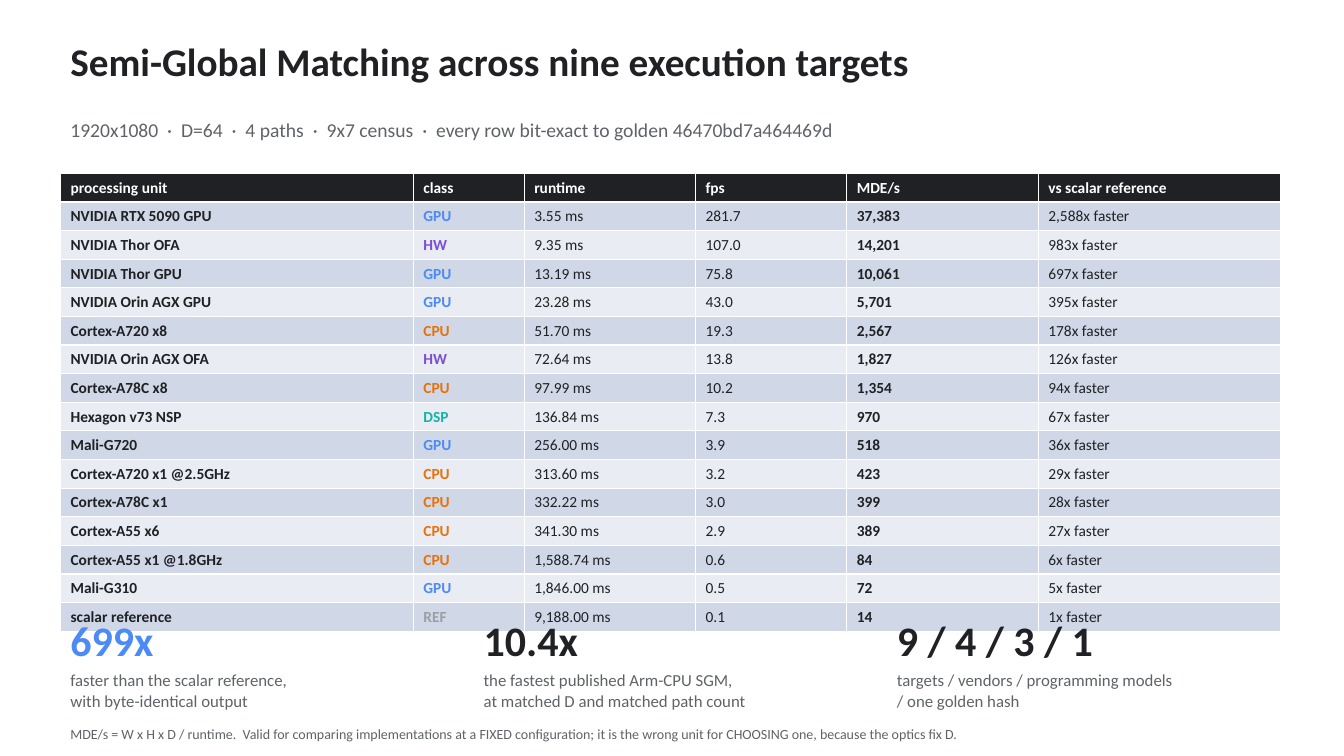
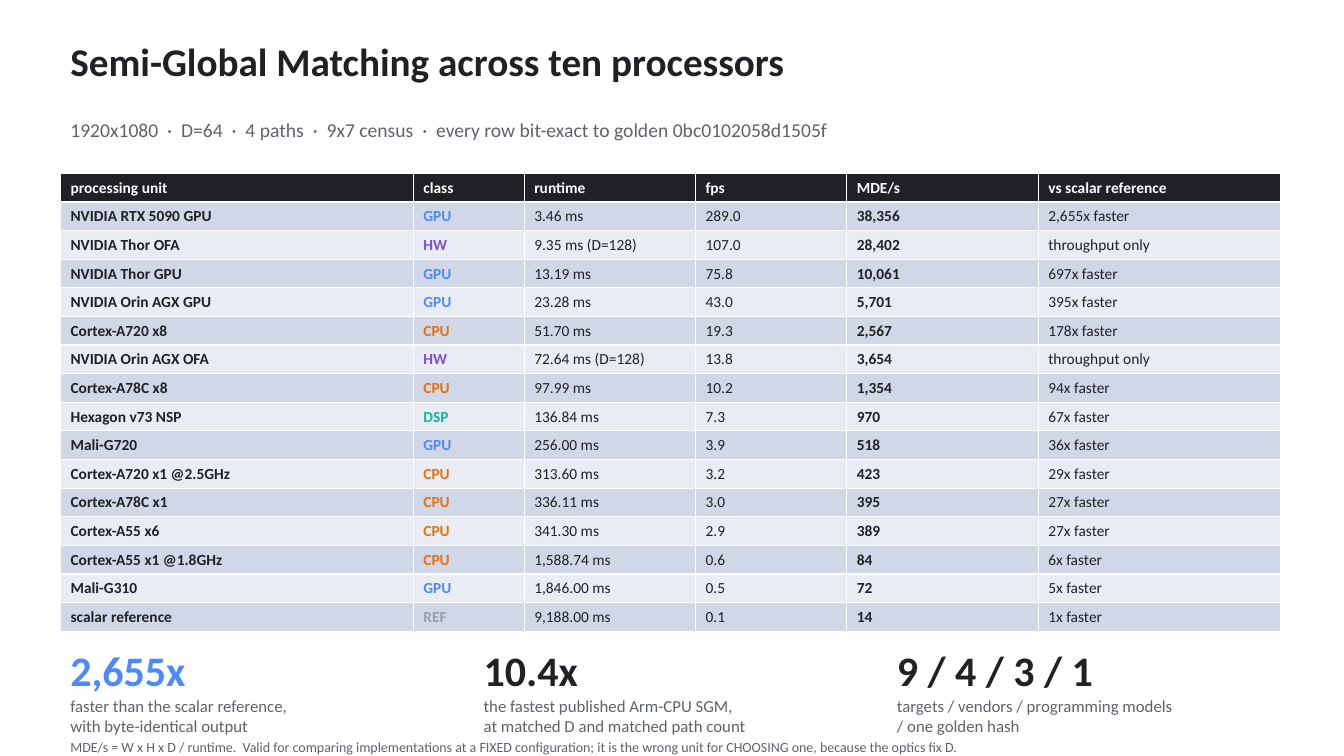
Before and after one commit to kylefoxaustin/sgm-bench, a slide deck: slide 1 of docs/sgm-results.pptx. Drawn at 1344x756 pixels with LibreOffice and Linux fonts; fonts in the diff are those of the drawing. Boxes give left, top, right and bottom in pixels: in the first picture for what was removed or moved away, otherwise in the second. Text is boxed around its words. In the diff, an @@ line names an element or a change of style, - is before the commit and + after.

Commit message:
close out the review findings: Mali transfers, canonical 5090 protocol, grid with dispersion, hardware units surfaced everywhere
MALI TRANSFER SEPARATION (finding 11): the OpenCL host folded two H2D writes
plus the 265 MB S zero-fill into census_ms and the blocking D2H read into
argmin_ms. Separated, and the correction is large: the G720's argmin/census
efficiency ratio is 23.2x, not the 10.2x published -- the folded fill was
inflating census, masking how bad the serial per-pixel argmin scan is.

CANONICAL 5090 PROTOCOL (finding 13): published medians fell outside the
five-run spans quoted as evidence of reproducibility. Replaced with one
protocol: five independent invocations x 60 frames per D on the d-1 goldens,
published figure = median of invocation-medians with span, run log committed
at results/rtx5090_runs.json:
    D=64  3.46 ms [3.45-3.58]  38,356 MDE/s
    D=128 4.36    [4.20-4.37]  60,932
    D=256 6.96    [6.92-7.03]  76,248
Values swept across README, REPORT, chart and deck.

GRID RE-RUN WITH DISPERSION (finding 10): sweep_thor_v3.json, twelve distinct
hashes, spread recorded per cell; the one flaky cell (640x480 D=32, 1.43) is
flagged UNSTABLE in the output rather than slipping into a table. En route the
new abort-on-build-failure caught a real one: the harness now needs -lm and
Thor's gcc does not link it implicitly -- the OLD sweep would have silently
reused a stale binary here, which is the exact incident the abort exists for.

HARDWARE UNITS SURFACED (Kyle's ask): the OFA engines now appear beside the
GPUs they share a die with in the README results table, the deck summary
table (computing MDE/s at their OWN D=128, labelled throughput-only), and the
GitHub repo description -- including the 5090's stereo mode as REMOVED.

Also: harness JSON "threads" is now the observed team size when available and
a720 reports it; robust P5 header parsing in both scripts (index(b'255') broke
if a dimension was 255); curl -f in the fetcher; Hexagon footnote rewritten to
match its re-sourcing (their wide1080 scene, stated in-table); the real
golden's role stated precisely everywhere (accuracy reference and agreement
check, NOT a top-of-range correctness gate -- the synthetic goldens carry that
role); stnp pair-store guarded against SGM_D=16; deck title, stale hashes and
the 699x callout corrected; setup() no longer leaks on resolution change.

```diff
--- a/docs/sgm-results.pptx
+++ b/docs/sgm-results.pptx
@@ text at bbox=[70, 48, 784, 83]: text changed @@
-Semi-Global Matching across nine execution targets
+Semi-Global Matching across ten processors
@@ text at bbox=[70, 123, 827, 141]: text changed @@
-1920x1080 · D=64 · 4 paths · 9x7 census · every row bit-exact to golden 46470bd7a464469d
+1920x1080 · D=64 · 4 paths · 9x7 census · every row bit-exact to golden 0bc0102058d1505f
@@ table at bbox=[60, 173, 1280, 628] @@
-row 2: NVIDIA RTX 5090 GPU | GPU | 3.55 ms | 281.7 | 37,383 | 2,588x faster
+row 2: NVIDIA RTX 5090 GPU | GPU | 3.46 ms | 289.0 | 38,356 | 2,655x faster
-row 3: NVIDIA Thor OFA | HW | 9.35 ms | 107.0 | 14,201 | 983x faster
+row 3: NVIDIA Thor OFA | HW | 9.35 ms (D=128) | 107.0 | 28,402 | throughput only
-row 7: NVIDIA Orin AGX OFA | HW | 72.64 ms | 13.8 | 1,827 | 126x faster
+row 7: NVIDIA Orin AGX OFA | HW | 72.64 ms (D=128) | 13.8 | 3,654 | throughput only
-row 12: Cortex-A78C x1 | CPU | 332.22 ms | 3.0 | 399 | 28x faster
+row 12: Cortex-A78C x1 | CPU | 336.11 ms | 3.0 | 395 | 27x faster
@@ text at bbox=[70, 657, 185, 692]: text changed @@
-699x
+2,655x
@@ text "10.4x" rewrapped from bbox=[484, 622, 578, 657] to bbox=[484, 658, 578, 687] @@
@@ text "9 / 4 / 3 ..." rewrapped from bbox=[897, 622, 1093, 657] to bbox=[897, 658, 1093, 687] @@
@@ 3 texts: place and size @@
-3 texts at bbox=[70, 674, 1172, 710]
+3 texts at bbox=[70, 700, 1172, 735]
@@ text "MDE/s = W x H ...": place and size @@
-text "MDE/s = W x H ..." at bbox=[70, 729, 957, 742]
+text "MDE/s = W x H ..." at bbox=[70, 742, 957, 755]
```
Also in this commit, not shown: 1 other slide changed, 16 other files.
